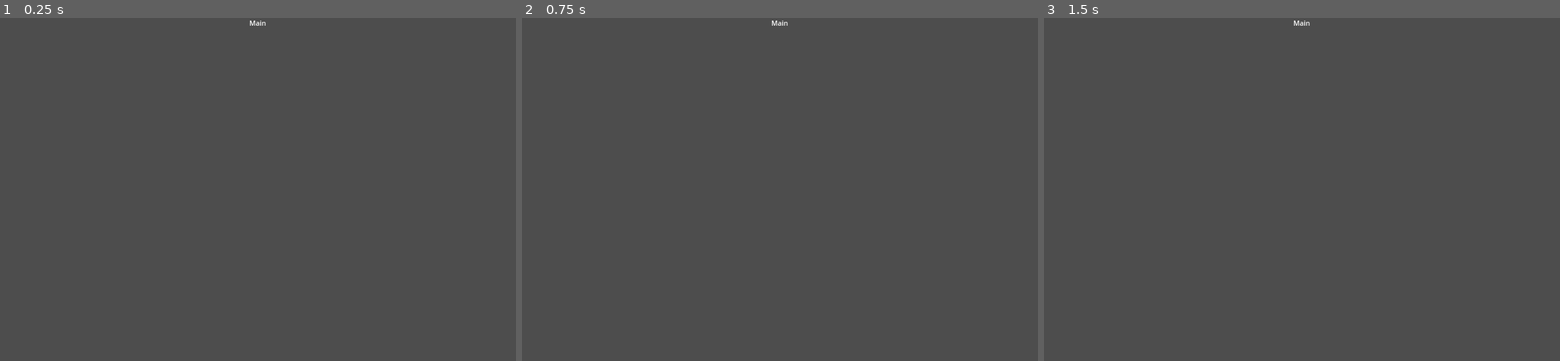
Above: before the commit, frames 1-3 (left to right).
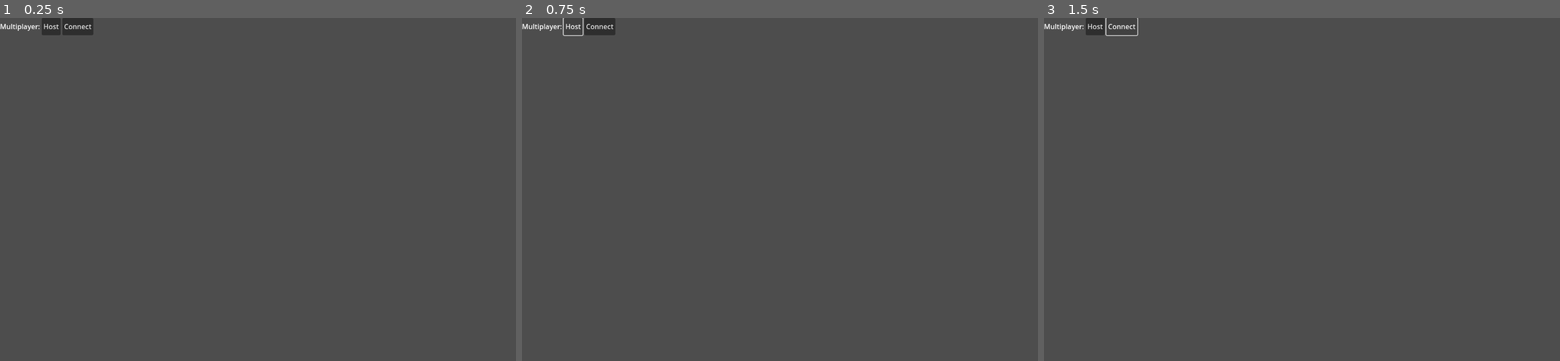
Above: after the commit, the same moments.

Repository: joemicmc/Survival
Game: Godot game, scene res://scenes/main.tscn
Same seed, same stepped clock (60 frames per second), same inputs: the game is played once before the commit and once after it.
Inputs (mouse positions are in pixels of both pictures, inside the frame that each line leads up to):
- Up to frame 1 (0.25 s): no input
- Up to frame 2 (0.75 s): click (573, 24) at 0.5 s, where only the run after the commit has a clickable "Host"
- Up to frame 3 (1.5 s): click (1121, 24) at 1.25 s, where only the run after the commit has a clickable "Connect"

The runs differ from the first frame. In frame 1, 0.5% of the frame differs, in the area x 0-52%, y 0-5%; in frame 2, 0.4%; in frame 3, 0.3%.

Commit message:
Basic networking

Diff:
--- /dev/null
+++ b/godot/entity/player.gd
@@ -0,0 +1,9 @@
+class_name Player
+extends Node
+
+static func instance() -> Player:
+	return preload("res://entity/player.tscn").instantiate()
+
+func _enter_tree() -> void:
+	set_multiplayer_authority(name.to_int())
+	print(get_multiplayer_authority())
--- /dev/null
+++ b/godot/entity/player.tscn
@@ -0,0 +1,14 @@
+[gd_scene load_steps=3 format=3 uid="uid://csuqnjmogevs5"]
+
+[ext_resource type="Script" path="res://entity/player.gd" id="1_hnnod"]
+
+[sub_resource type="SceneReplicationConfig" id="SceneReplicationConfig_yrppb"]
+properties/0/path = NodePath(".:script")
+properties/0/spawn = true
+properties/0/sync = true
+
+[node name="Player" type="Node"]
+script = ExtResource("1_hnnod")
+
+[node name="MultiplayerSynchronizer" type="MultiplayerSynchronizer" parent="."]
+replication_config = SubResource("SceneReplicationConfig_yrppb")
--- /dev/null
+++ b/godot/scenes/main.gd
@@ -0,0 +1,50 @@
+class_name Main
+extends MultiplayerSpawner
+
+const PORT := 4433
+const ADDRESS := "192.168.1.200"
+
+@onready var host: Button = %Host
+@onready var connect: Button = %Connect
+
+func _ready() -> void:
+	host.pressed.connect(
+		func():
+			set_peer(true))
+
+	connect.pressed.connect(
+		func():
+			set_peer(false))
+
+	multiplayer.peer_connected.connect(
+		func(id: int):
+			if (multiplayer.is_server()):
+				add_player(id))
+
+	multiplayer.peer_disconnected.connect(
+		func(id: int):
+			if (multiplayer.is_server()):
+				remove_player(id))
+
+
+func set_peer(is_server: bool) -> void:
+	var peer = ENetMultiplayerPeer.new()
+	if is_server:
+		peer.create_server(PORT)
+	else:
+		peer.create_client(ADDRESS, PORT)
+	if peer.get_connection_status() == MultiplayerPeer.CONNECTION_DISCONNECTED:
+		return
+	multiplayer.multiplayer_peer = peer
+	if is_server:
+		add_player(1)
+
+func add_player(id: int) -> void:
+	var player = Player.instance()
+	player.name = str(id)
+	add_child(player, true)
+
+func remove_player(id: int) -> void:
+	if not has_node(str(id)):
+		return
+	get_node(str(id)).queue_free()
--- a/godot/scenes/main.tscn
+++ b/godot/scenes/main.tscn
@@ -1,18 +1,34 @@
-[gd_scene format=3 uid="uid://di3qhqetrmm2q"]
+[gd_scene load_steps=2 format=3 uid="uid://di3qhqetrmm2q"]
 
-[node name="Main" type="Control"]
+[ext_resource type="Script" path="res://scenes/main.gd" id="1_6cepg"]
+
+[node name="Main" type="MultiplayerSpawner"]
+_spawnable_scenes = PackedStringArray("res://entity/player.tscn")
+spawn_path = NodePath(".")
+spawn_limit = 1
+script = ExtResource("1_6cepg")
+
+[node name="Control" type="Control" parent="."]
 layout_mode = 3
-anchors_preset = 15
-anchor_right = 1.0
-anchor_bottom = 1.0
-grow_horizontal = 2
-grow_vertical = 2
+anchors_preset = 0
+offset_right = 40.0
+offset_bottom = 40.0
 
-[node name="Label" type="Label" parent="."]
-layout_mode = 1
-anchors_preset = 10
-anchor_right = 1.0
-offset_bottom = 23.0
-grow_horizontal = 2
-text = "Main"
-horizontal_alignment = 1
+[node name="Options" type="HBoxContainer" parent="Control"]
+layout_mode = 2
+offset_right = 312.0
+offset_bottom = 40.0
+
+[node name="Multiplayer" type="Label" parent="Control/Options"]
+layout_mode = 2
+text = "Multiplayer:"
+
+[node name="Host" type="Button" parent="Control/Options"]
+unique_name_in_owner = true
+layout_mode = 2
+text = "Host"
+
+[node name="Connect" type="Button" parent="Control/Options"]
+unique_name_in_owner = true
+layout_mode = 2
+text = "Connect"
Not shown, changed: godot/version.txt
